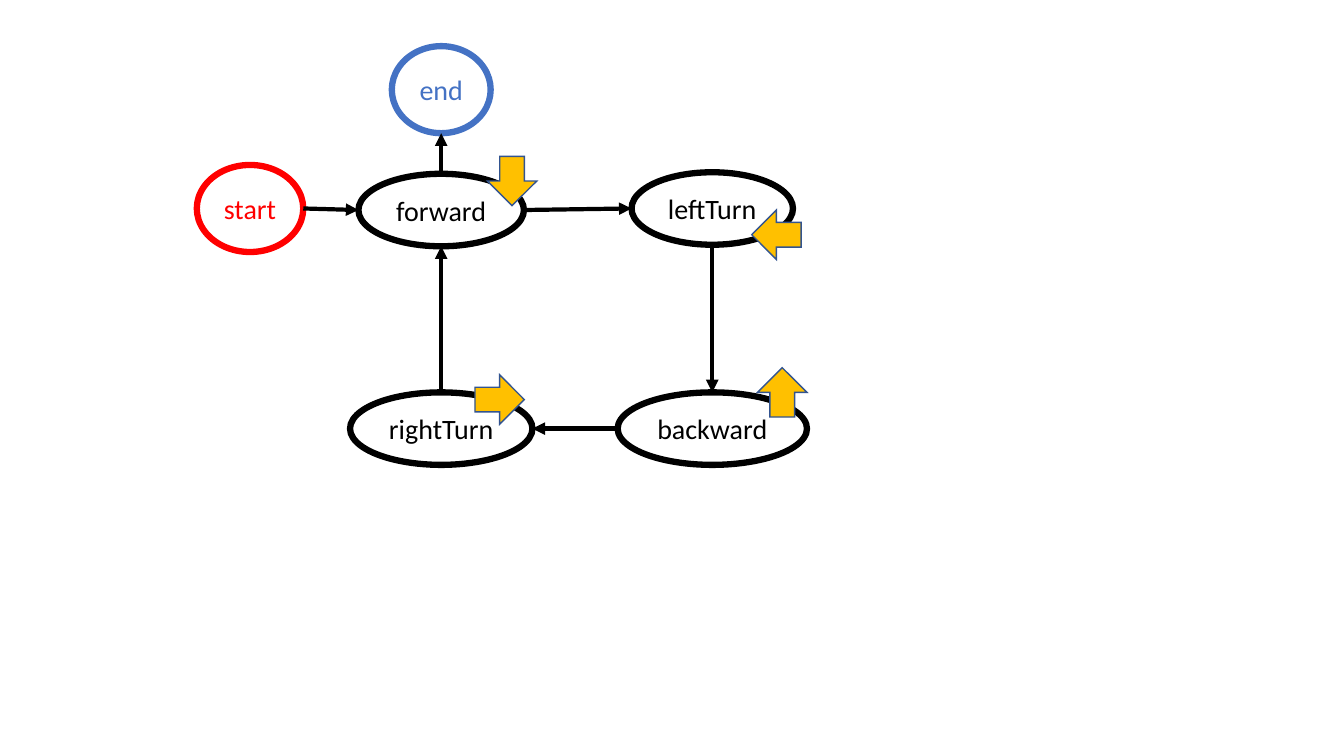
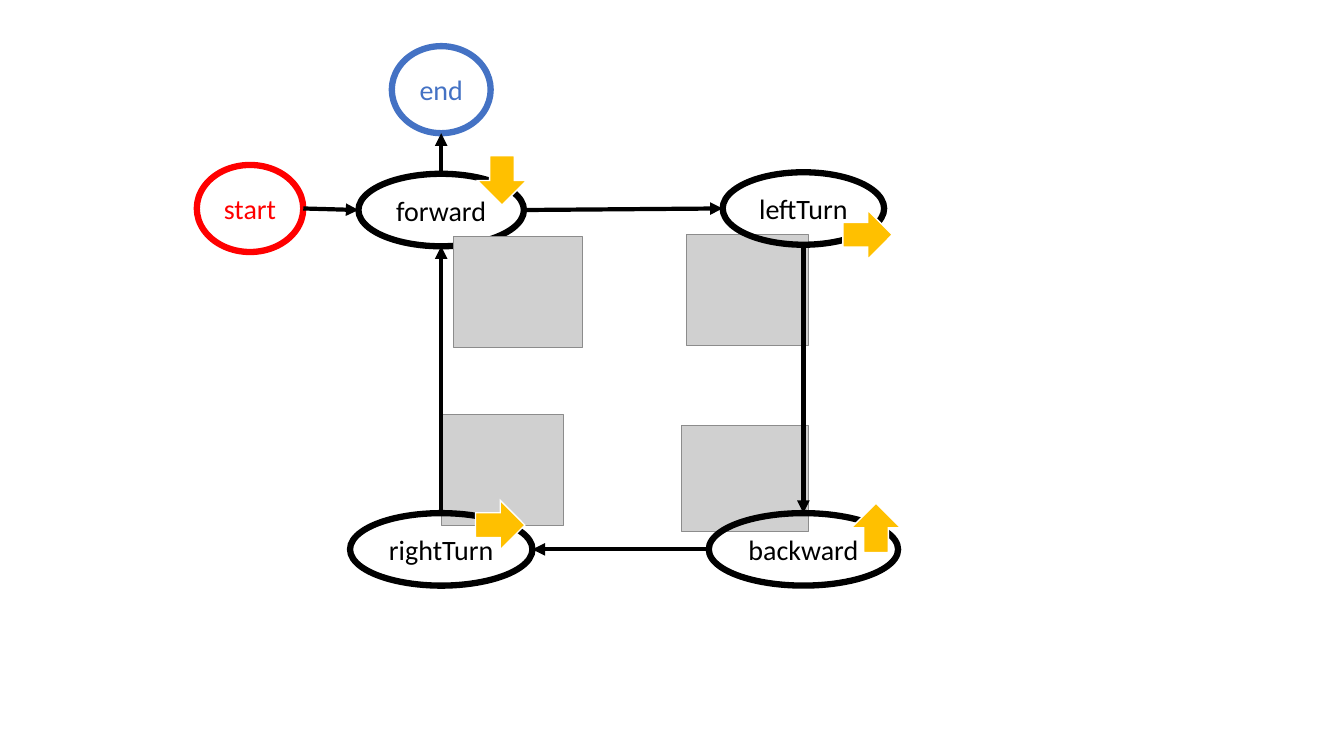
Before and after one commit to FFrabetti/ProgettoISS_relazione, a slide deck: slide 9 of ISSPowerPoint.pptx. Drawn at 1344x756 pixels with LibreOffice and Linux fonts; fonts in the diff are those of the drawing; grey boxes stand for pictures. Boxes give left, top, right and bottom in pixels: in the first picture for what was removed or moved away, otherwise in the second. Text is boxed around its words. In the diff, an @@ line names an element or a change of style, - is before the commit and + after.

```diff
--- a/ISSPowerPoint.pptx
+++ b/ISSPowerPoint.pptx
@@ up arrow: place and size @@
-up arrow at (487, 156, 536, 206)
+up arrow at (478, 156, 527, 206)
@@ ellipse "leftTurn": place and size @@
-ellipse "leftTurn" at (632, 172, 793, 245)
+ellipse "leftTurn" at (723, 172, 884, 245)
@@ arrow moved from (524, 210) - (632, 209) to (524, 210) - (723, 209) @@
@@ picture added at (454, 237, 583, 348) @@
@@ picture added at (687, 235, 809, 346) @@
@@ up arrow at (843, 210, 892, 259): outline #325491 1 pt to #FFFFFF 1 pt; rotation 270 to 90 degrees @@
@@ arrow moved from (442, 392) - (442, 246) to (442, 513) - (442, 246) @@
@@ arrow moved from (713, 245) - (713, 392) to (804, 245) - (804, 513) @@
@@ picture added at (442, 414, 564, 525) @@
@@ picture added at (682, 425, 809, 531) @@
@@ up arrow: place and size @@
-up arrow at (475, 375, 524, 424)
+up arrow at (476, 501, 525, 551)
@@ outline #325491 1 pt to #FFFFFF 1 pt in 3 elements at (478, 156, 527, 206), (476, 501, 525, 551), (852, 503, 901, 553) @@
@@ up arrow: place and size @@
-up arrow at (758, 368, 808, 417)
+up arrow at (852, 503, 901, 553)
@@ ellipse "rightTurn": place and size @@
-ellipse "rightTurn" at (350, 392, 532, 465)
+ellipse "rightTurn" at (350, 513, 532, 586)
@@ ellipse "backward": place and size @@
-ellipse "backward" at (618, 392, 808, 465)
+ellipse "backward" at (709, 513, 898, 586)
@@ arrow moved from (618, 429) - (532, 429) to (709, 549) - (532, 549) @@
```
Also in this commit, not shown: 1 other slide changed, 2 other files.
